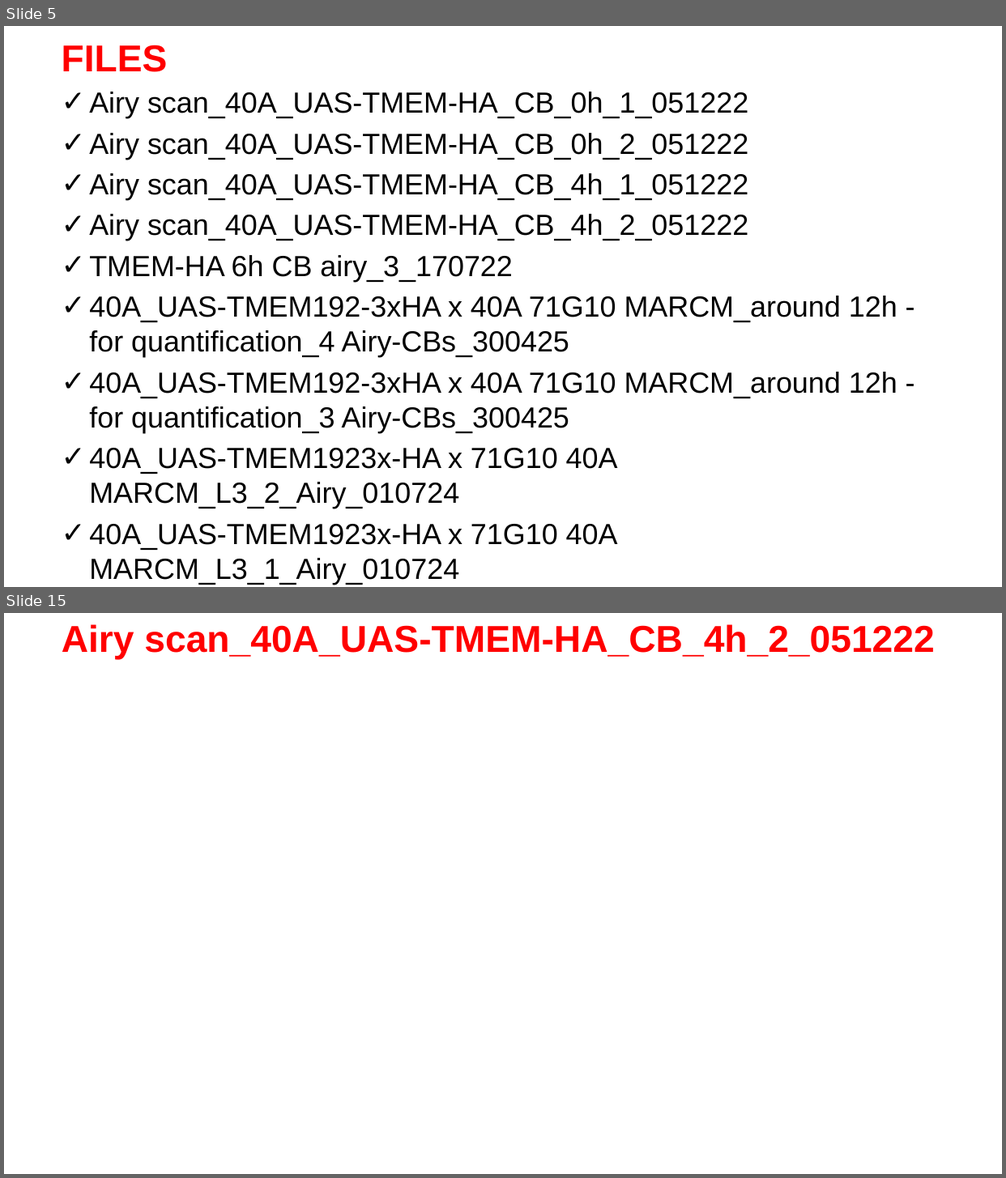
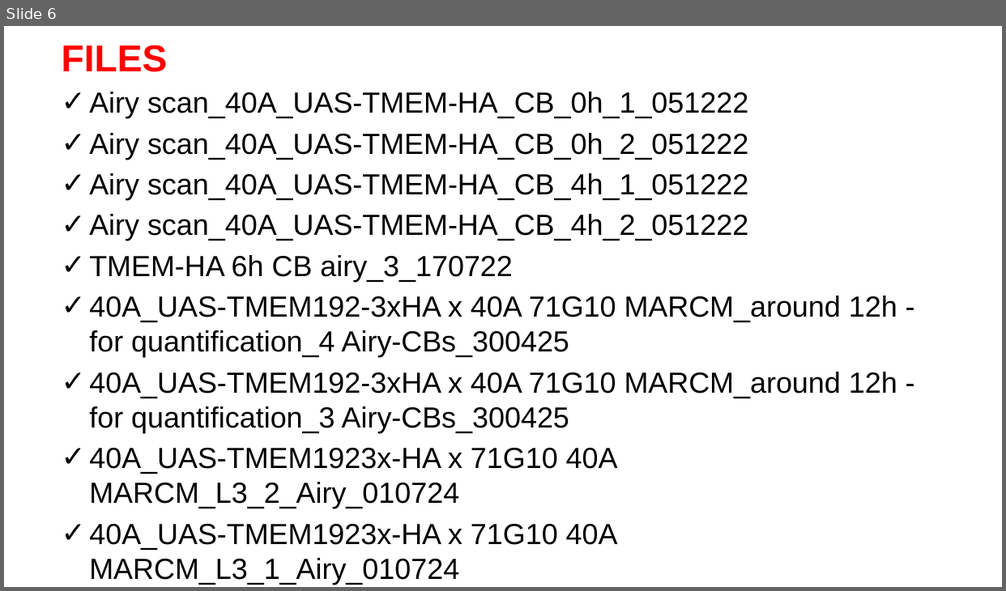
Before and after one commit to Nahuel88Ar/Lysosomes, a slide deck: meeting 17-11.pptx. Shown one above the other, each under a label of ours: slides 5 and 15 before the commit, slide 6 after it; the slides between them are not shown. The pictures are 1006x1178 and 1006x591 pixels, drawn with LibreOffice and Linux fonts; fonts in the diff are those of the drawing; background and template pictures are left out. Boxes give left, top, right and bottom in pixels: in the first picture for what was removed or moved away, otherwise in the second. Text is boxed around its words. In the diff, an @@ line names an element or a change of style, - is before the commit and + after.

```diff
--- a/meeting 17-11.pptx
+++ b/meeting 17-11.pptx
@@ slide 15 removed at bbox=[4, 613, 1002, 1174], background picture (left out) @@
@@ title removed at bbox=[62, 624, 934, 660] @@
-Airy scan_40A_UAS-TMEM-HA_CB_4h_2_051222
@@ what was slide 5 is now slide 6 @@
```
Also in this commit, not shown: 15 slides changed, 1 slide added, 11 other slides removed, 1 other file.
